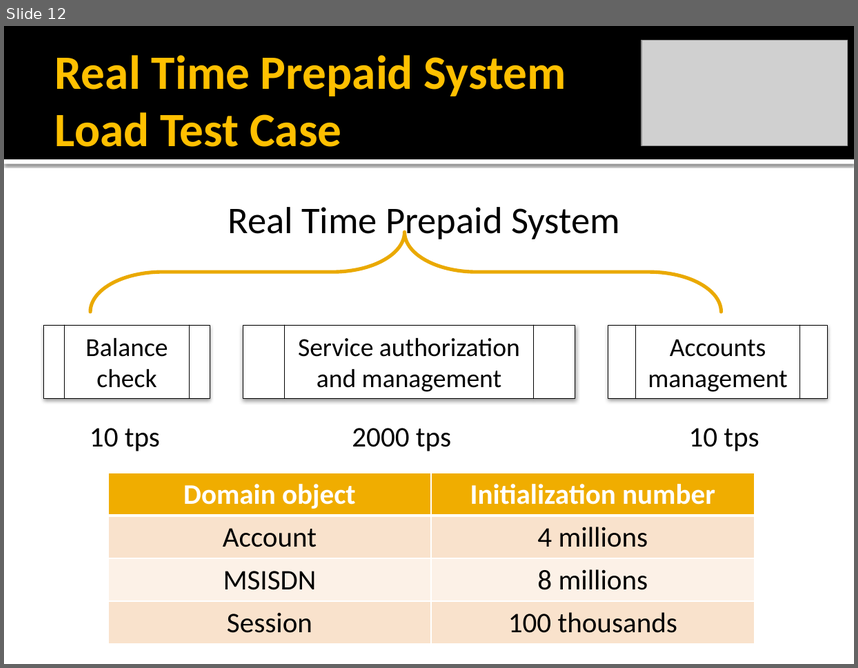
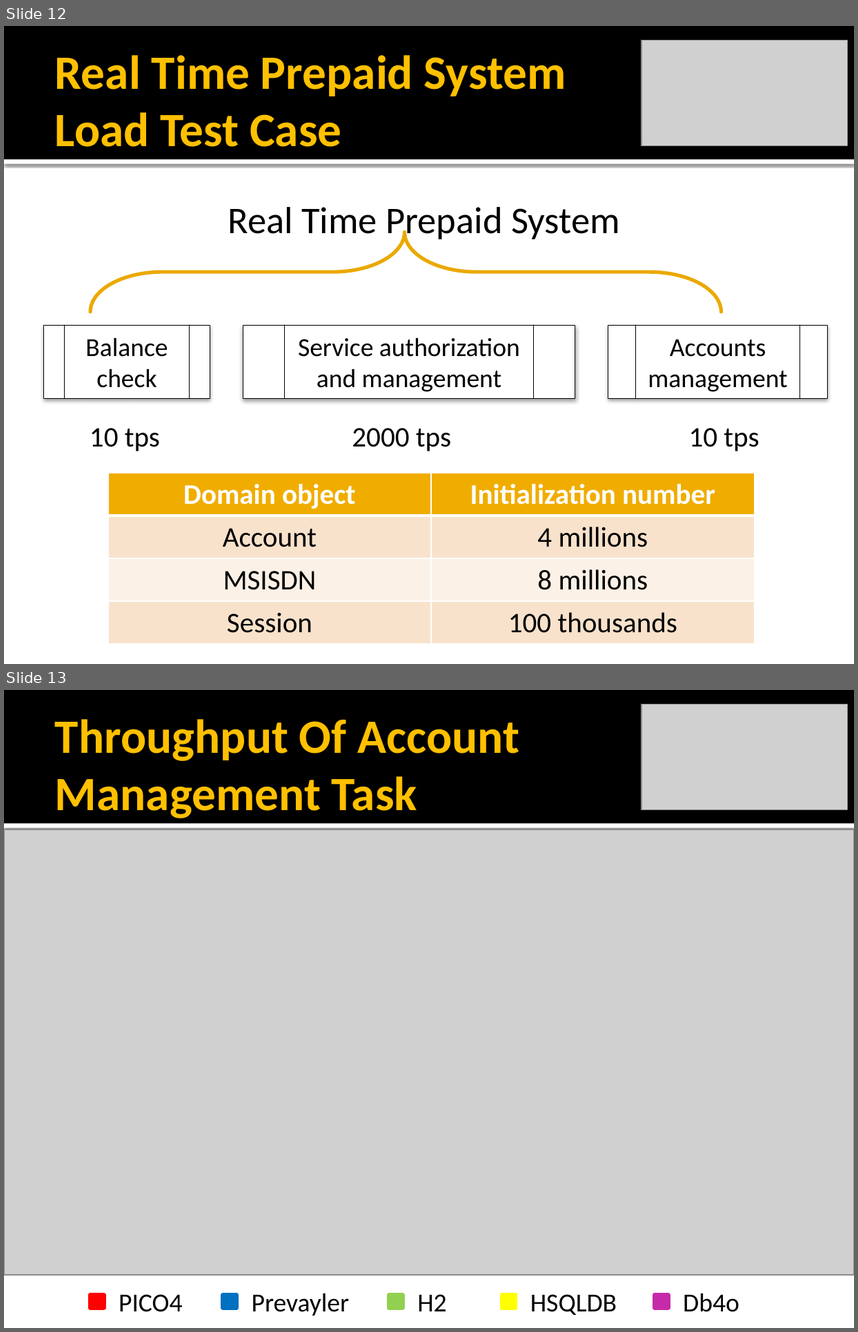
Before and after one commit to rickilama54/portable-db-bench, a slide deck: tesi/presentazione/Barbagallo-IMDB.pptx. Shown one above the other, each under a label of ours: slide 12 before the commit, slides 12 and 13 after it. The pictures are 858x668 and 858x1332 pixels, drawn with LibreOffice and Linux fonts; fonts in the diff are those of the drawing; grey boxes stand for pictures. Boxes give left, top, right and bottom in pixels: in the first picture for what was removed or moved away, otherwise in the second. Text is boxed around its words. In the diff, an @@ line names an element or a change of style, - is before the commit and + after.

```diff
--- a/tesi/presentazione/Barbagallo-IMDB.pptx
+++ b/tesi/presentazione/Barbagallo-IMDB.pptx
@@ slide 13 added at [4,690,854,1328], background #FFFFFF; not listed: 2 template elements that a slide beside it also shows @@
@@ picture added at [642,704,847,810] @@
@@ title added at [55,719,519,818], 40.5 pt, text #FFC000, bold @@
+Throughput Of Account Management Task
@@ picture added at [4,829,854,1274] @@
@@ rectangle added at [91,1294,104,1308], fill #FF0000, outline #FF0000 3.78 pt @@
@@ text added at [119,1294,182,1312], 22 pt, text #000000 @@
+PICO4
@@ rectangle added at [223,1294,237,1308], fill #0070C0, outline #0070C0 3.78 pt @@
@@ text added at [252,1293,350,1315], 22 pt, text #000000 @@
+Prevayler
@@ rectangle added at [389,1294,403,1308], fill #92D050, outline #92D050 3.78 pt @@
@@ text added at [417,1294,446,1311], 22 pt, text #000000 @@
+H2
@@ rectangle added at [502,1294,516,1308], fill #FFFF00, outline #FFFF00 3.78 pt @@
@@ text added at [530,1294,617,1314], 22 pt, text #000000 @@
+HSQLDB
@@ rectangle added at [655,1294,668,1308], fill #C52BA8, outline #C52BA8 3.78 pt @@
@@ text added at [683,1293,740,1312], 22 pt, text #000000 @@
+Db4o
```
Also in this commit, not shown: 7 slides changed, 2 other slides added.
